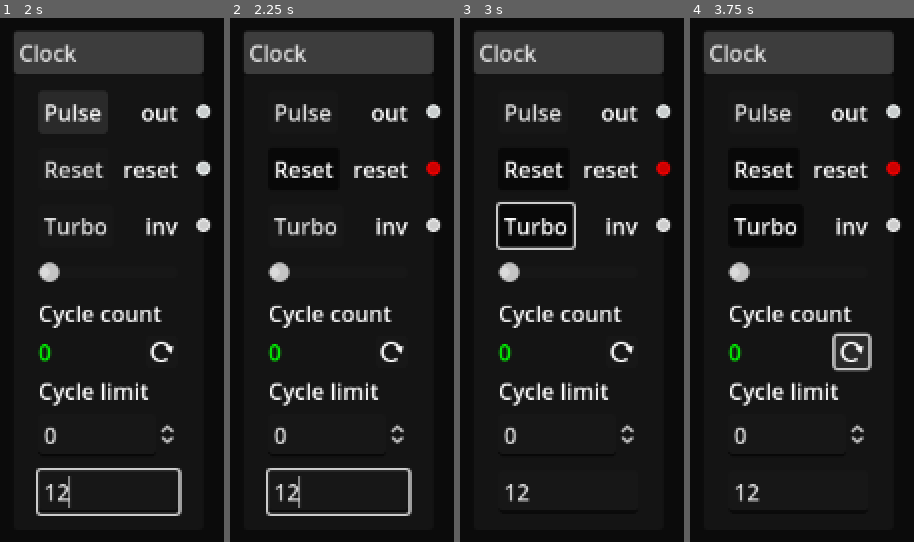
Above: before the commit, frames 1-4 (left to right).
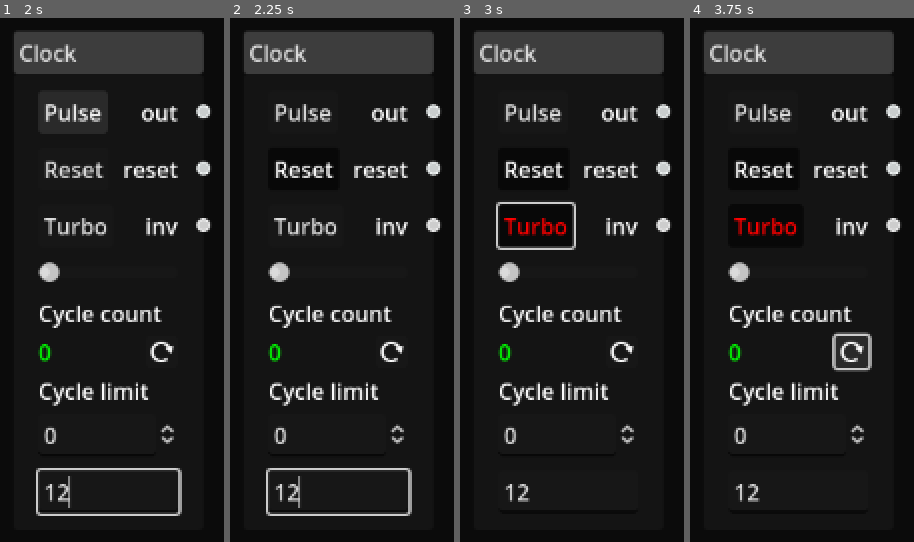
Above: after the commit, the same moments.

Repository: andrew-wilkes/logic-simulator-2
Game: Godot game, scene res://parts/Clock.tscn
Same seed, same stepped clock (60 frames per second), same inputs: the game is played once before the commit and once after it. This scene is started directly instead of the project's main scene.
Inputs (mouse positions are in pixels of both pictures, inside the frame that each line leads up to):
- Up to frame 1 (2 s): click (107, 489) at 0.52 s; type "12" at 0.6 s; click "Pulse" at 1.25 s
- Up to frame 2 (2.25 s): click "Reset" at 2 s
- Up to frame 3 (3 s): click "Turbo" at 2.75 s
- Up to frame 4 (3.75 s): click (851, 353) at 3.5 s

Frame 1 is identical in both runs. In frame 2, 0.2% of the frame differs, in the area x 87-95%, y 27-31%; in frame 3, 0.7%, in the area x 19-95%, y 27-42%; in frame 4, 0.7%.
Error before the commit: Invalid access to property or key 'cycles' on a base object of type 'Nil'. (res://parts/Clock.gd:95)
Error after the commit: Invalid access to property or key 'cycles' on a base object of type 'Nil'. (res://parts/Clock.gd:98)

Commit message:
Add clock limit feature to thread

Diff:
--- a/src/classes/circuit_input.gd
+++ b/src/classes/circuit_input.gd
@@ -6,3 +6,4 @@
 var port: int
 var level: bool
 var cycles: int # Used by clocks
+var cycle_limit: int
--- a/src/parts/Clock.gd
+++ b/src/parts/Clock.gd
@@ -4,12 +4,13 @@
 
 var fps = 0
 var tick = false
-var race_counter_reset_counter: = 0
 var cycle_limit := 0
-var turbo_off = true
+var turbo_on = false
 var clock: CircuitInput
 var inv_clock: CircuitInput
 var reset_out: CircuitInput
+var clock_pulse: CircuitInput
+var clock_pulse_inv: CircuitInput
 
 func _init():
 	category = UTILITY
@@ -27,6 +28,12 @@
 
 func setup():
 	# Now name is set after adding to scene tree
+	clock_pulse = CircuitInput.new()
+	clock_pulse.name = name
+	clock_pulse.port = OUT
+	clock_pulse_inv = CircuitInput.new()
+	clock_pulse_inv.name = name
+	clock_pulse_inv.port = 2
 	clock = CircuitInput.new()
 	clock.name = name
 	clock.port = OUT
@@ -36,6 +43,7 @@
 	inv_clock.port = 2
 	reset_out = CircuitInput.new()
 	reset_out.name = name
+	reset_out.port = 1
 
 
 func _on_rate_value_changed(value):
@@ -50,8 +58,6 @@
 func _on_timer_timeout():
 	tick = not tick
 	output_clock(tick)
-	if tick:
-		update_cycle_count()
 	if fps > 0.5:
 		$Timer.start(1 / fps)
 
@@ -81,23 +87,25 @@
 	if cycle_limit > 0 and clock.cycles >= cycle_limit:
 		$Rate.value = 0
 		return
-	if race_counter_reset_counter == 0:
-		controller.reset_race_counters()
-	race_counter_reset_counter += 1
-	if race_counter_reset_counter > 3:
-		race_counter_reset_counter = 0
 	update_clock_output(level)
 	if not level:
+		controller.mutex.lock()
 		clock.cycles += 1
+		controller.mutex.unlock()
 
 
 func update_cycle_count():
 	%CycleCount.text = str(clock.cycles)
+	if turbo_on and cycle_limit > 0 and clock.cycles >= cycle_limit:
+		$Rate.value = 0
+		%TurboButton.button_pressed = false
 
 
 func update_clock_output(level):
-	update_output_level_with_color(OUT, level)
-	update_output_level_with_color(2, not level)
+	clock_pulse.level = level
+	clock_pulse_inv.level = not level
+	controller.inject_circuit_input(clock_pulse)
+	controller.inject_circuit_input(clock_pulse_inv)
 
 
 func _on_reset_button_toggled(button_pressed):
@@ -107,7 +115,8 @@
 
 
 func update_reset_output(level):
-	update_output_level_with_color(1, level)
+	reset_out.level = level
+	controller.inject_circuit_input(reset_out)
 
 
 func apply_power():
@@ -120,7 +129,10 @@
 
 
 func reset_cycle_count():
+	controller.mutex.lock()
 	clock.cycles = 0
+	inv_clock.cycles = 0
+	controller.mutex.unlock()
 
 
 func _on_cycle_limit_value_changed(value):
@@ -129,17 +141,20 @@
 
 
 func _on_turbo_button_toggled(toggled_on):
+	turbo_on = toggled_on
 	if toggled_on:
-		turbo_off = false
+		clock.cycle_limit = cycle_limit
+		inv_clock.cycle_limit = cycle_limit
 		controller.add_clock(clock)
-		#controller.add_clock(inv_clock)
+		controller.add_clock(inv_clock)
 	else:
 		controller.remove_clock(clock)
-		#controller.remove_clock(inv_clock)
-		turbo_off = true
+		controller.remove_clock(inv_clock)
 
 
 func _on_tree_exited():
 	clock.free()
 	inv_clock.free()
 	reset_out.free()
+	clock_pulse.free()
+	clock_pulse_inv.free()
--- a/src/parts/Clock.tscn
+++ b/src/parts/Clock.tscn
@@ -101,7 +101,9 @@
 layout_mode = 2
 
 [node name="TurboButton" type="Button" parent="HB3"]
+unique_name_in_owner = true
 layout_mode = 2
+theme_override_colors/font_pressed_color = Color(1, 0, 0, 1)
 toggle_mode = true
 text = "Turbo"
 
--- a/src/scenes/schematic.gd
+++ b/src/scenes/schematic.gd
@@ -30,7 +30,7 @@
 var mutex: Mutex
 var thread: Thread
 var part_references = {}
-var input_stimulus: CircuitInput
+var input_stimuli = []
 var clocks = []
 var running_thread = false
 
@@ -61,24 +61,25 @@
 func process_inputs():
 	while running_thread:
 		reset_race_counters()
-		# Consume any one-off input such as a toggle button output
+		# Consume any one-off inputs such as a toggle button output
 		mutex.lock()
-		var _input = input_stimulus
-		input_stimulus = null
+		var _inputs = input_stimuli.duplicate()
+		input_stimuli.clear()
 		mutex.unlock()
-		if _input:
+		for _input in _inputs:
 			apply_input(_input)
 		# Now apply clocks and toggle the clock level
 		mutex.lock()
 		var _clocks = clocks.duplicate()
 		mutex.unlock()
 		for clock in _clocks:
-			apply_input(clock)
-			if clock.level:
-				clock.level = false
-			else:
-				clock.level = true
-				clock.cycles += 1
+			if clock.cycle_limit == 0 or clock.cycles < clock.cycle_limit:
+				apply_input(clock)
+				if clock.level:
+					clock.level = false
+				else:
+					clock.level = true
+					clock.cycles += 1
 		mutex.unlock()
 
 
@@ -91,7 +92,7 @@
 
 func inject_circuit_input(cin: CircuitInput):
 	mutex.lock()
-	input_stimulus = cin
+	input_stimuli.append(cin)
 	mutex.unlock()
 
 
--- a/src/scenes/schematic.tscn
+++ b/src/scenes/schematic.tscn
@@ -45,8 +45,8 @@
 [node name="CircuitTree" parent="BlockTreePanel" instance=ExtResource("5_gxq4f")]
 offset_left = 4.0
 offset_top = 4.0
-offset_right = -4.0
-offset_bottom = -4.0
+offset_right = 396.0
+offset_bottom = 296.0
 
 [node name="C" type="CanvasLayer" parent="."]
 
